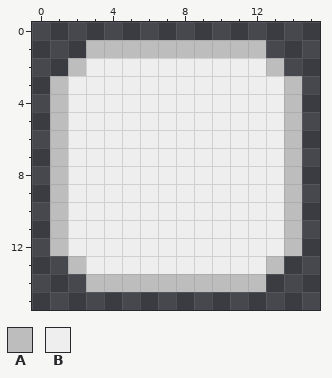
A pixel-art file gets an edit: Assets/AnimationImporter/A.ase. This is how it looked before the edit.
16x16 pixels, 1 frame.
Palette (. is transparent): A #bdbdbd  B #eeeeee
Pixels before, first column x 1:
 1 ..AAAAAAAAAA..
 2 .ABBBBBBBBBBA.
 3 ABBBBBBBBBBBBA
 4 ABBBBBBBBBBBBA
 5 ABBBBBBBBBBBBA
 6 ABBBBBBBBBBBBA
 7 ABBBBBBBBBBBBA
 8 ABBBBBBBBBBBBA
 9 ABBBBBBBBBBBBA
10 ABBBBBBBBBBBBA
11 ABBBBBBBBBBBBA
12 ABBBBBBBBBBBBA
13 .ABBBBBBBBBBA.
14 ..AAAAAAAAAA..
The result:
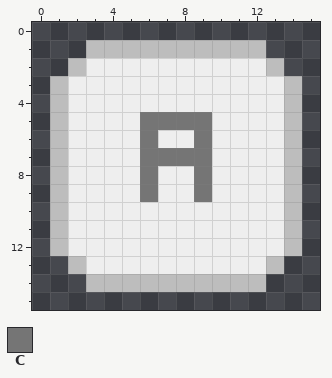
Colours new in this view: C #757575
Changes in this commit:
Layer "Layer 1":
Colour C replaces colour B in row 5 at x 6 to 9; in row 6 at x 6 and 9; in row 7 at x 6 to 9; in rows 8 to 9 at x 6 and 9.
Boxes around the changes in both pictures, in picture pixels (x1, y1, x2, y2):
changed: (140, 112, 212, 202)
